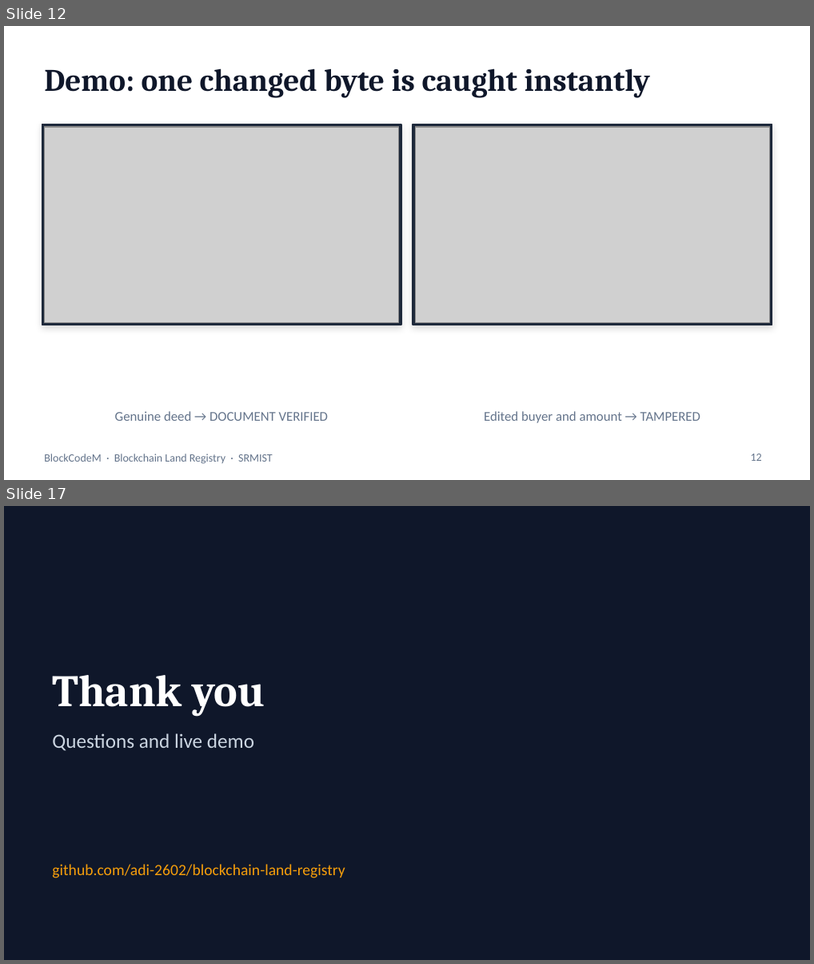
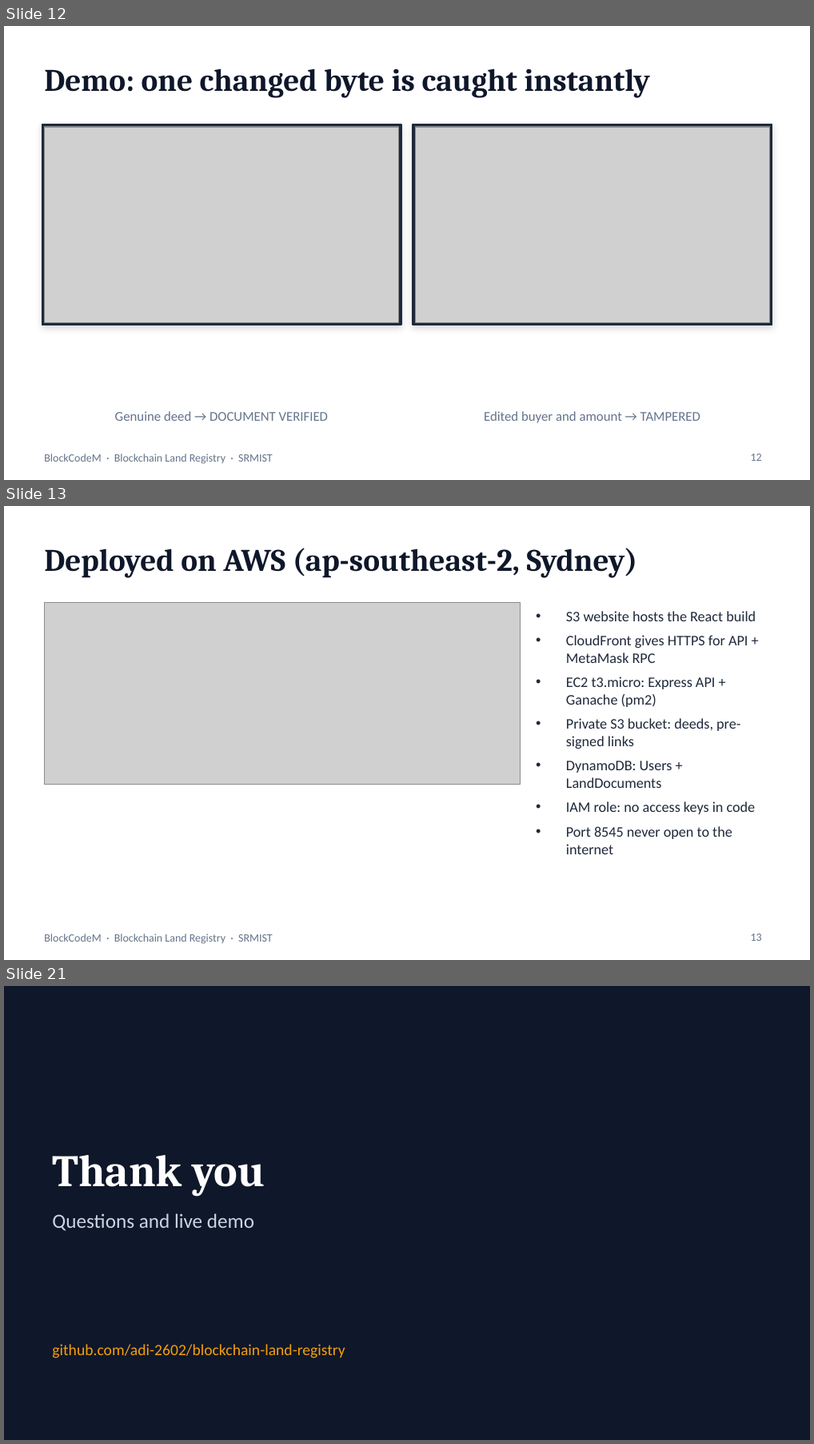
Before and after one commit to Adi-2602/blockchain-land-registry, a slide deck: docs/BlockCodeM_Land_Registry_Final_PPT.pptx. Shown one above the other, each under a label of ours: slides 12 and 17 before the commit, slides 12, 13 and 21 after it; the slides between them are not shown. The pictures are 814x964 and 814x1444 pixels, drawn with LibreOffice and Linux fonts; fonts in the diff are those of the drawing; grey boxes stand for pictures. Boxes give left, top, right and bottom in pixels: in the first picture for what was removed or moved away, otherwise in the second. Text is boxed around its words. In the diff, an @@ line names an element or a change of style, - is before the commit and + after.

Commit message:
Update README, report and PPT with AWS + MetaMask integration

```diff
--- a/docs/BlockCodeM_Land_Registry_Final_PPT.pptx
+++ b/docs/BlockCodeM_Land_Registry_Final_PPT.pptx
@@ slide 13 added at (x1=4, y1=506, x2=810, y2=960), background #FFFFFF; not listed: 1 template element that a slide beside it also shows @@
@@ title added at (x1=44, y1=548, x2=638, y2=578), 28 pt, text #0F172A, bold @@
+Deployed on AWS (ap-southeast-2, Sydney)
@@ picture added at (x1=44, y1=603, x2=520, y2=784) @@
@@ text added at (x1=566, y1=611, x2=756, y2=854), 13 pt, text #1E293B @@
+• S3 website hosts the React build
+• CloudFront gives HTTPS for API + MetaMask RPC
+• EC2 t3.micro: Express API + Ganache (pm2)
+• Private S3 bucket: deeds, pre-signed links
+• DynamoDB: Users + LandDocuments
+• IAM role: no access keys in code
+• Port 8545 never open to the internet
@@ page number added at (x1=751, y1=933, x2=762, y2=940), 10 pt, text #64748B @@
+13
@@ what was slide 17 is now slide 21 @@
```
Also in this commit, not shown: 8 slides changed, 4 other slides added, 1 slide removed, 5 other files.
